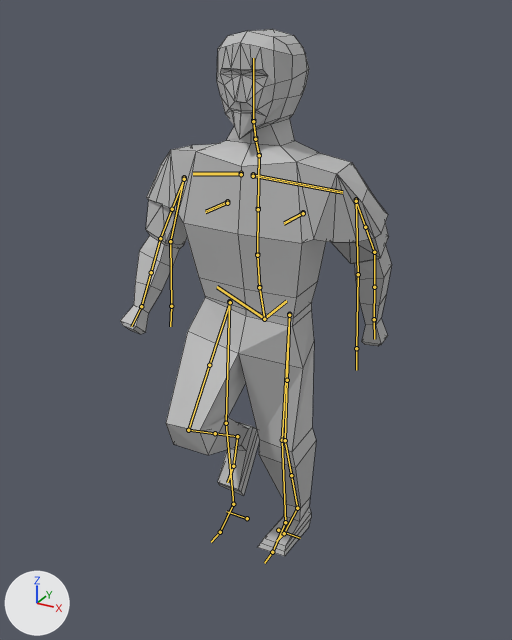
What one commit did to the Blender file ANIMATIONS/walking.blend.
One viewpoint serves both versions: a 50 mm lens placed at (1.1, -2.02, 1.97), pointed at (-0.01, 0.01, 0.95). The axes (+X, +Y, +Z) are drawn at lower left. The lights are the same throughout. Both versions are drawn at frame 42 of the action 'rigAction'; the numbers are the values there. The bones that bend it are drawn over the model as lines. Mesh edges are drawn as thin lines.
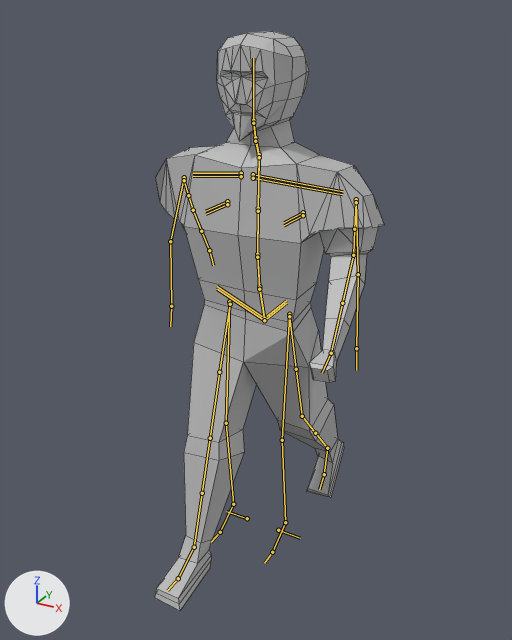
Boxes (x1, y1, x2, y2) around the edits, measured in the pictures (512 x 640 px):
'Cube', posed (16% narrower, 10% taller): before (120, 29, 392, 556); after (155, 31, 384, 611)

What the commit changed:
Bone 'torso' (bone_torso) moves from (0.0, 0.0, -0.005) to (0.0, 0.0, -0.01).
Bone 'shin_tweak.L' (bone_shin_tweak_l) moves from (0.0, 0.0, -0.047) to (0.0, 0.0, 0.0).
Bone 'forearm_tweak.L' (bone_forearm_tweak_l) moves from (0.039, 0.006, 0.079) to (0.036, -0.049, 0.111).
Bone 'forearm_tweak.R' (bone_forearm_tweak_r) moves from (-0.039, 0.013, 0.057) to (-0.013, 0.024, 0.103).
Bone 'hand_ik.L' (bone_hand_ik_l) moves from (0.0, 0.157, 0.044) to (0.0, -0.22, 0.08).
Bone 'hand_ik.L' (bone_hand_ik_l) turns from (5, 0, -5) to (-47, 16, 42) degrees about its own x, y and z.
Bone 'hand_ik.R' (bone_hand_ik_r) moves from (0.0, -0.179, 0.064) to (0.0, 0.277, 0.141).
Bone 'hand_ik.R' (bone_hand_ik_r) turns from (-20, -5, -36) to (14, -4, 25) degrees about its own x, y and z.
Bone 'foot_ik.L' (bone_foot_ik_l) moves from (0.0, 0.108, -0.003) to (0.0, 0.4, 0.115).
Bone 'foot_ik.L' (bone_foot_ik_l) turns from (-10, 0, 0) to (49, 0, 0) degrees about its own x, y and z.
Bone 'foot_ik.R' (bone_foot_ik_r) moves from (0.0, 0.041, 0.304) to (0.0, -0.294, 0.002).
Bone 'foot_ik.R' (bone_foot_ik_r) turns from (44, 0, 0) to (0, 0, 0) degrees about its own x, y and z.
